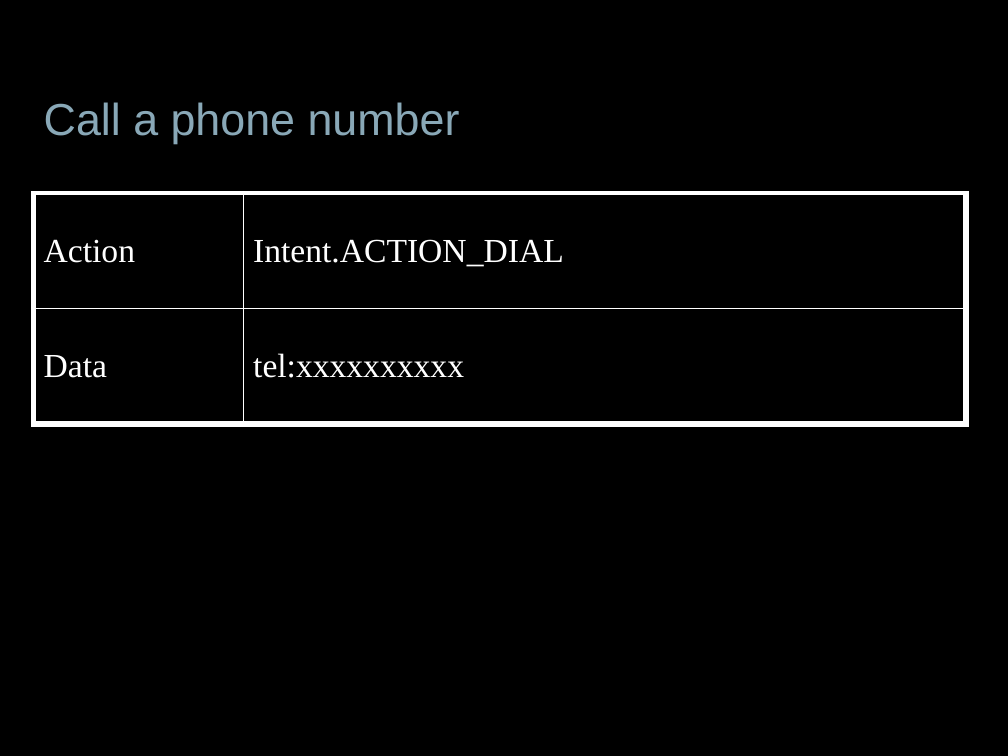
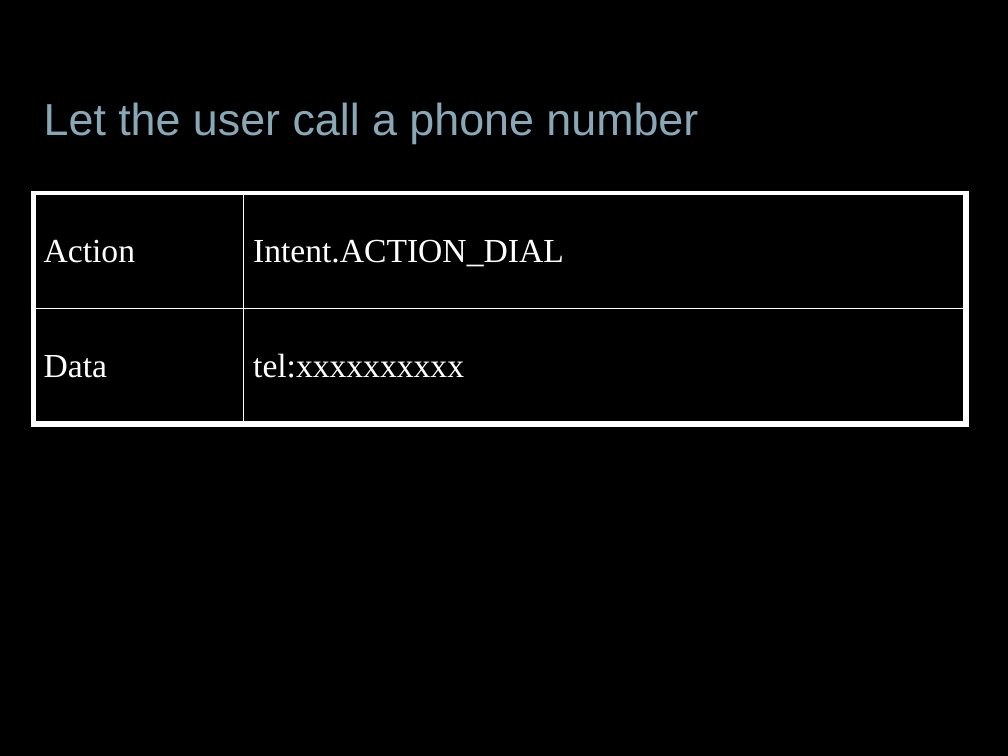
Before and after one commit to jessitron/Tronsmit, a slide deck: slide 30 of presentations/DevTeach-Intents.pptx (slide 20 before the commit). Drawn at 1008x756 pixels with LibreOffice and Linux fonts; fonts in the diff are those of the drawing; background and template pictures are left out. Boxes give left, top, right and bottom in pixels: in the first picture for what was removed or moved away, otherwise in the second. Text is boxed around its words. In the diff, an @@ line names an element or a change of style, - is before the commit and + after.

```diff
--- a/presentations/DevTeach-Intents.pptx
+++ b/presentations/DevTeach-Intents.pptx
@@ title at [44, 102, 698, 144]: text changed @@
-Call a phone number
+Let the user call a phone number
```
Also in this commit, not shown: 12 other slides changed, 13 slides added, 1 slide removed, 3 other files.
